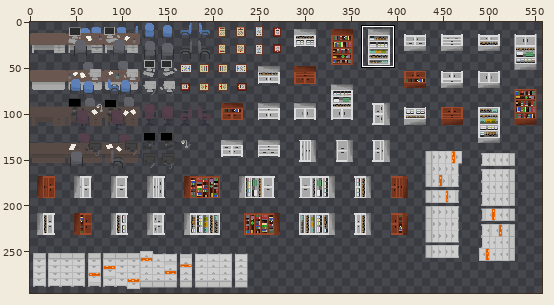
Sprite sheet: ProyectosSDL/HolaSDL/levels/TileSheet-ConsultasDespachos.png. The picture above shows the old version from afar; the outline marks the close-up.
Close-up. The starting point:
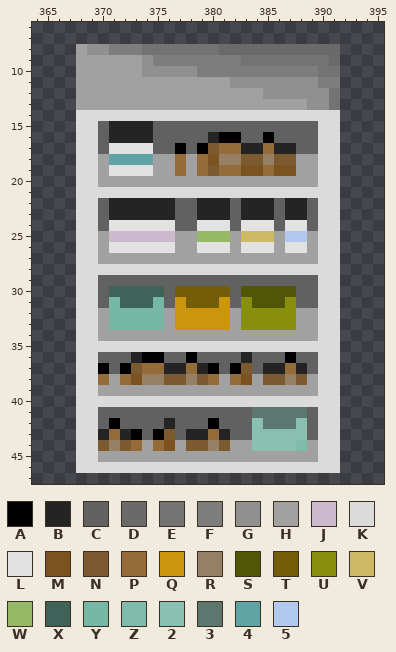
The file is 560x300 pixels. Colours within 5 levels of each other are drawn and written as one. Shown: x 364..395, y 6..47. The wide view leaves out empty margins. The commit also changed other parts of the picture, which this record leaves out.
Palette (. is transparent): A #000000  B #242424  C #616161  D #6a6a6a  E #737373  F #7d7d7d  G #909090  H #a1a1a1  J #cdb9cd  K #dbdbdb  L #e2e2e2  M #7c5320  N #7c5a2f  P #956c39  Q #cb950d  R #958066  S #515607  T #735d09  U #878f0c  V #cdb966  W #95b966  X #406259  Y #76b7a5  Z #80bcab  2 #89c0b1  3 #5b7770  4 #5fa3a5  5 #b0c9ed
Pixels before, first column x 368:
 8 HGGFFFEEEEEEEDDDDDDDDDDD
 9 HHHHHHGFFFFFFFFEEEEEEEED
10 HHHHHHGGGGGFFFFFFFFFFFEE
11 HHHHHHHHHHHHHHGGGGGGGGFF
12 HHHHHHHHHHHHHHHHHGGGGGGE
13 HHHHHHHHHHHHHHHHHHHHHGGE
14 KKKKKKKKKKKKKKKKKKKKKKKK
15 KKCBBBBCCCCCCCCCCCCCCCKK
16 KKCBBBBCCCCCBAACCACCCCKK
17 KKCLLLLCCACANPPBBPBBCCKK
18 KKH4444HHPHPMRRNNRNNHHKK
19 KKHLLLLHHPHPNPPMMPMMHHKK
20 KKHHHHHHHHHHHHHHHHHHHHKK
21 KKKKKKKKKKKKKKKKKKKKKKKK
22 KKCBBBBBBCCBBBCBBBCBBCKK
23 KKCBBBBBBCCBBBCBBBCBBCKK
24 KKCLLLLLLCCLLLCLLLCLLCKK
25 KKHJJJJJJHHWWWHVVVH55HKK
26 KKHLLLLLLHHLLLHLLLHLLHKK
27 KKHHHHHHHHHHHHHHHHHHHHKK
28 KKKKKKKKKKKKKKKKKKKKKKKK
29 KKCCCCCCCCCCCCCCCCCCCCKK
30 KKCXXXXXCTTTTTCSSSSSCCKK
31 KKCYXXXYCQTTTQCUSSSUCCKK
32 KKHYYYYYHQQQQQHUUUUUHHKK
33 KKHYYYYYHQQQQQHUUUUUHHKK
34 KKHHHHHHHHHHHHHHHHHHHHKK
35 KKKKKKKKKKKKKKKKKKKKKKKK
36 KKCCCBAACCACCCCBCCCACCKK
37 KKACANPPBBPBACANCBBPBCKK
38 KKPHPMRRNNRNPHPMHNNRNHKK
39 KKHHHHHHHHHHHHHHHHHHHHKK
40 KKKKKKKKKKKKKKKKKKKKKKKK
41 KKCCCCCCCCCCCCCC33333CKK
42 KKCACCCCBCCCACCC23332CKK
43 KKBPBACANCBBPBCC22222CKK
44 KKNRNPHPMHNNRNHH2222ZHKK
45 KKHHHHHHHHHHHHHHHHHHHHKK
46 KKKKKKKKKKKKKKKKKKKKKKKK
After:
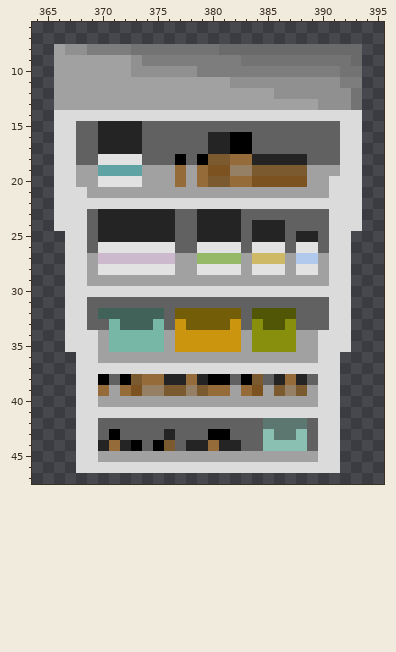
The exact change:
Changed rows in their new state; - is an unchanged pixel.
first column x 366:
 8 HGGFF--E------------------DD
 9 HH-----GF----------------EED
10 HH-----G----------------FFEE
11 HH----------------------GGFF
12 HH-----------------H-----GGE
13 HH---------------------H-GGE
14 KK------------------------KK
15 KKCCB---C---------------CCKK
16 KKCCB---C------B-A-C----CCKK
17 KKCCBBBBC--C-CBBAACCCC--CCKK
18 KKCCLLLLCCCACANNPPBBBBBCCCKK
19 KKHH4444H-----MMRRNNNNN-HHKK
20 KKHHLLLL---P-PNNPPMMMMM-H-KK
21 KK-HHHHHHHHHHHHHHHHHHHHHH-KK
22 KK--KKKKKKKKKKKKKKKKKKKK--KK
23 KK-CB-----------BCCC-CC-C-KK
24 KK-CBBBBBBB--BBBBCBBBCC-C-KK
25 -K-CBBBBBBBCCBBBBCBBBCBBC-K-
26 -K-CL------CC---LC--LC-LC-K-
27 -K-HJJJJJJJ--WWWW-VVV-55H-K-
28 -K-HLLLLLLLHHLLLLHLLLHLLH-K-
29 -K-HHHHHHHHHHHHHHHHHHHHHH-K-
30 -K--KKKKKKKKKKKKKKKKKKKK--K-
31 -K-C-CCCCC-CCCCC-CCCCC--C-K-
32 -K-CXXXXXXCTTTTTTCSSSSCCC-K-
33 -K-CC-XXX-C-TTTTQC-SS-CCC-K-
34 -K---YYYYY-QQQQQQ-UUUU----K-
35 -K--HYYYYYHQQQQQQHUUUUHH--K-
36 ----HHHHHHHHHHHHHHHHHHHH----
37 ----KKKKKKKKKKKKKKKKKKKK----
38 ----ACANPPBBPBAACANCBPBC----
39 ----P-PMRRNNRNPP-PM-NRN-----
40 ----HHHHHHHHHHHHHHHHHHHH----
41 ----KKKKKKKKKKKKKKKKKKKK----
42 -----C----C---C---C---3-----
43 ----CACC-CB-CCAA--C-33------
44 ----BPBACANCBBPBBCC---2C----
Pixel boxes of the changes (left, top, right, bottom) in both close-ups:
changed: (54, 44, 362, 451)
